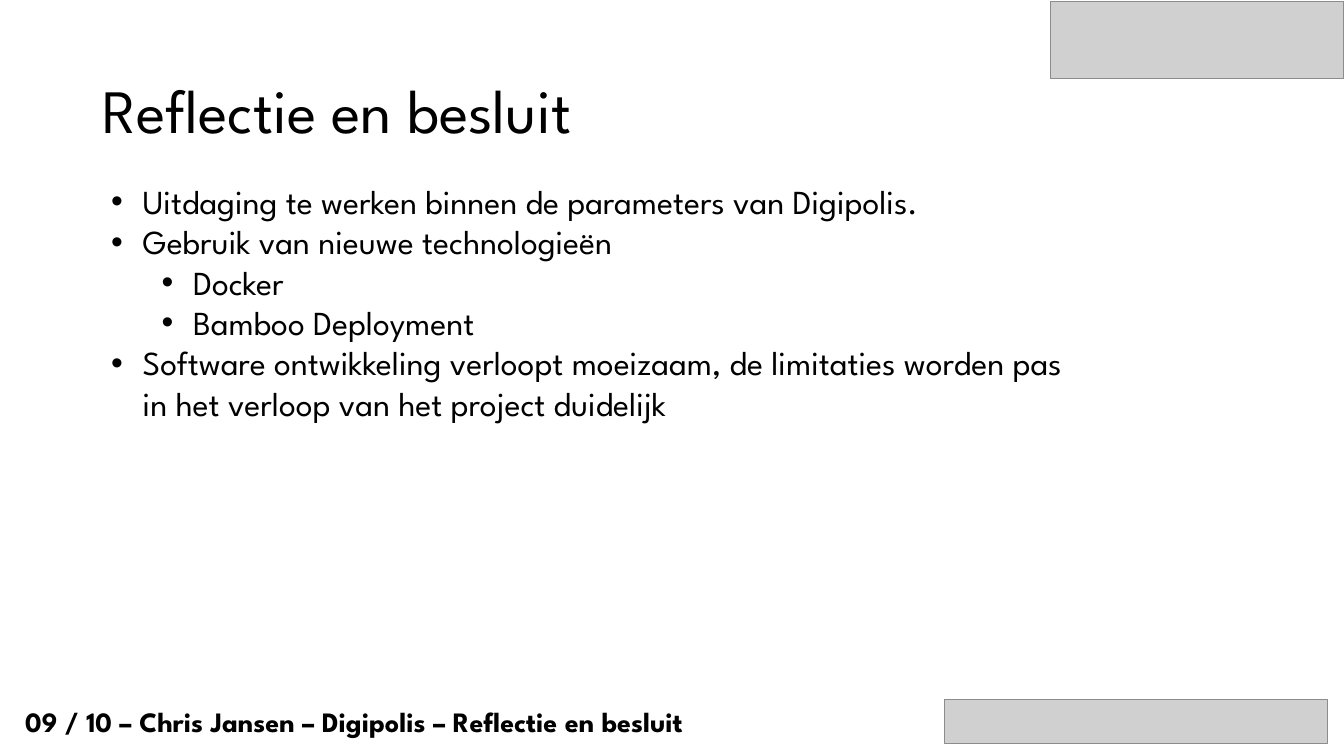
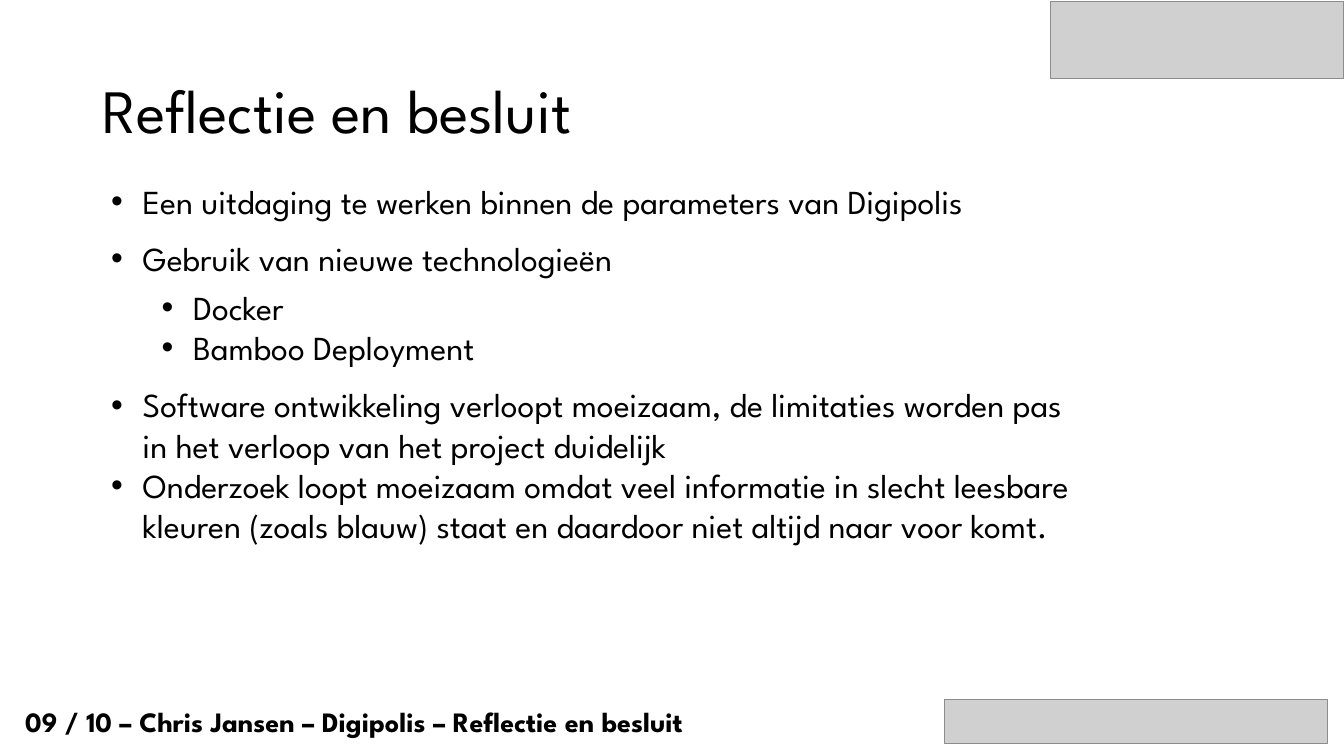
Before and after one commit to mitchdewinter/bap1617-ChrisJansen, a slide deck: slide 10 of Presentaties/Chris_Jansen_Digipolis_Antwerpen_Tussentijdsepresentatie.pptx. Drawn at 1344x756 pixels with LibreOffice and Linux fonts; fonts in the diff are those of the drawing; grey boxes stand for pictures; background and template pictures are left out. Boxes give left, top, right and bottom in pixels: in the first picture for what was removed or moved away, otherwise in the second. Text is boxed around its words. In the diff, an @@ line names an element or a change of style, - is before the commit and + after.

```diff
--- a/Presentaties/Chris_Jansen_Digipolis_Antwerpen_Tussentijdsepresentatie.pptx
+++ b/Presentaties/Chris_Jansen_Digipolis_Antwerpen_Tussentijdsepresentatie.pptx
@@ text at box(143, 191, 963, 222): text changed @@
-• Uitdaging te werken binnen de parameters van Digipolis.
+• Een uitdaging te werken binnen de parameters van Digipolis
@@ text at box(143, 248, 612, 367): more space between paragraphs @@
@@ text at box(143, 465, 1069, 546): paragraph added @@
+• Onderzoek loopt moeizaam omdat veel informatie in slecht leesbare kleuren (zoals blauw) staat en daardoor niet altijd naar voor komt.
```
Also in this commit, not shown: 6 other slides changed, 2 other files.
